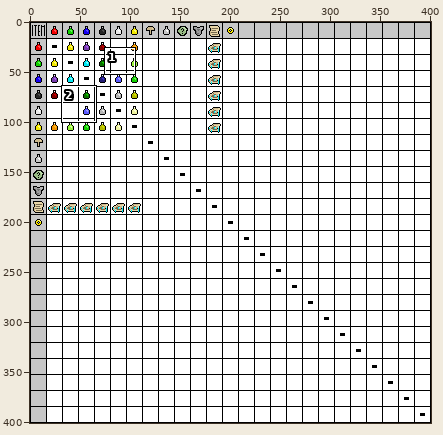
One commit to this sprite sheet: Recipes.png. Above, an overview of the earlier version with the close-up marked.
Close-up. As it was:
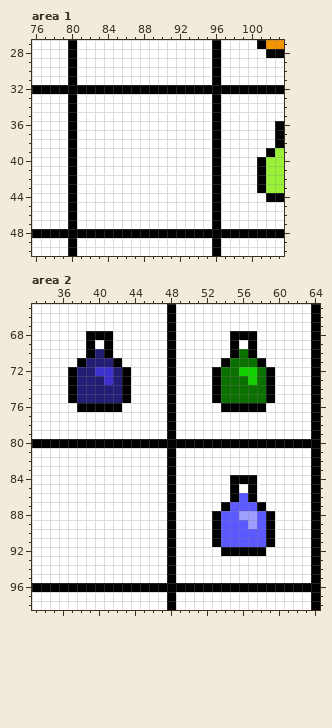
The file is 401x401 pixels. Shown: area 1: x 76..103, y 27..50; area 2: x 33..64, y 65..98.
Now the later version:
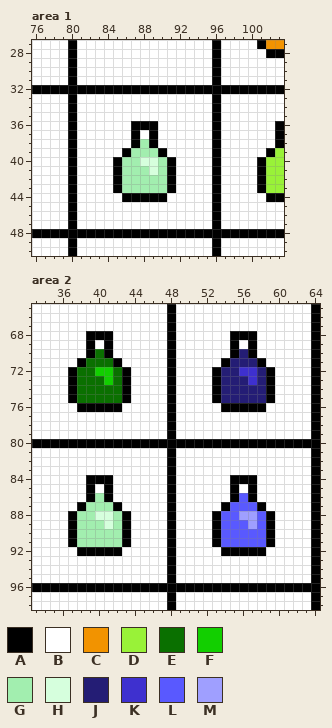
Palette (. is transparent): A #000000  B #ffffff  C #f29300  D #99f238  E #0a7000  F #12cf00  G #a2eeaf  H #d6ffdd  J #241d75  K #3e30cf  L #5959ff  M #9f9fff
From old to new:
Changed rows in their new state; - is an unchanged pixel.
Area 1:
first column x 85:
36 --AAA--
37 --A-A--
38 --AGA--
39 -AGGGA-
40 AGGHHGA
41 AGGGHGA
42 AGGGGGA
43 AGGGGGA
44 -AAAAA-
Area 2:
first column x 38:
70 --E---------------J--
71 -EEE-------------JJJ-
72 EEFFE-----------JJKKJ
73 EEEFE-----------JJJKJ
74 EEEEE-----------JJJJJ
75 EEEEE-----------JJJJJ
first column x 37:
84 --AAA--
85 --A-A--
86 --AGA--
87 -AGGGA-
88 AGGHHGA
89 AGGGHGA
90 AGGGGGA
91 AGGGGGA
92 -AAAAA-
